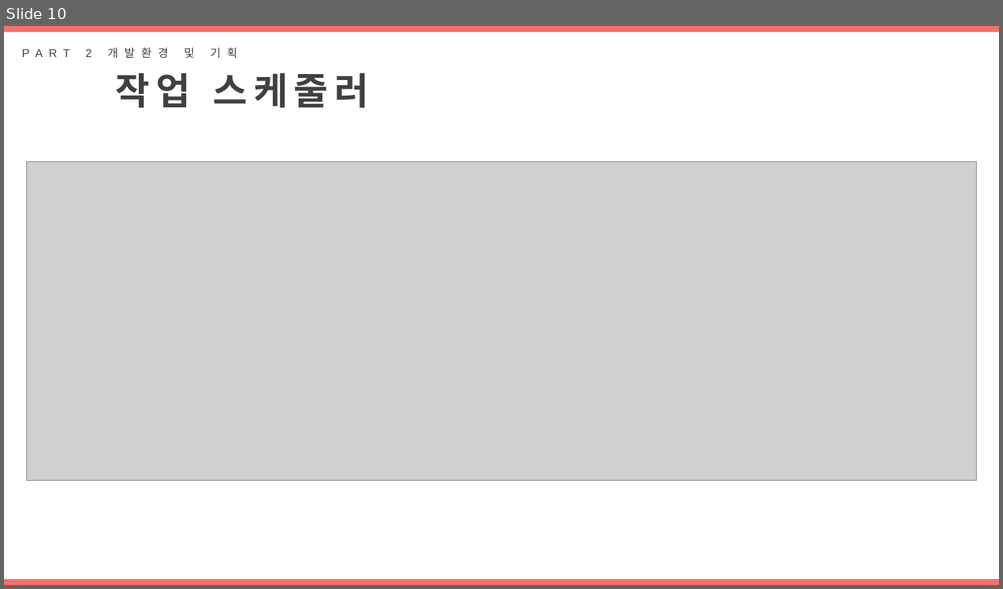
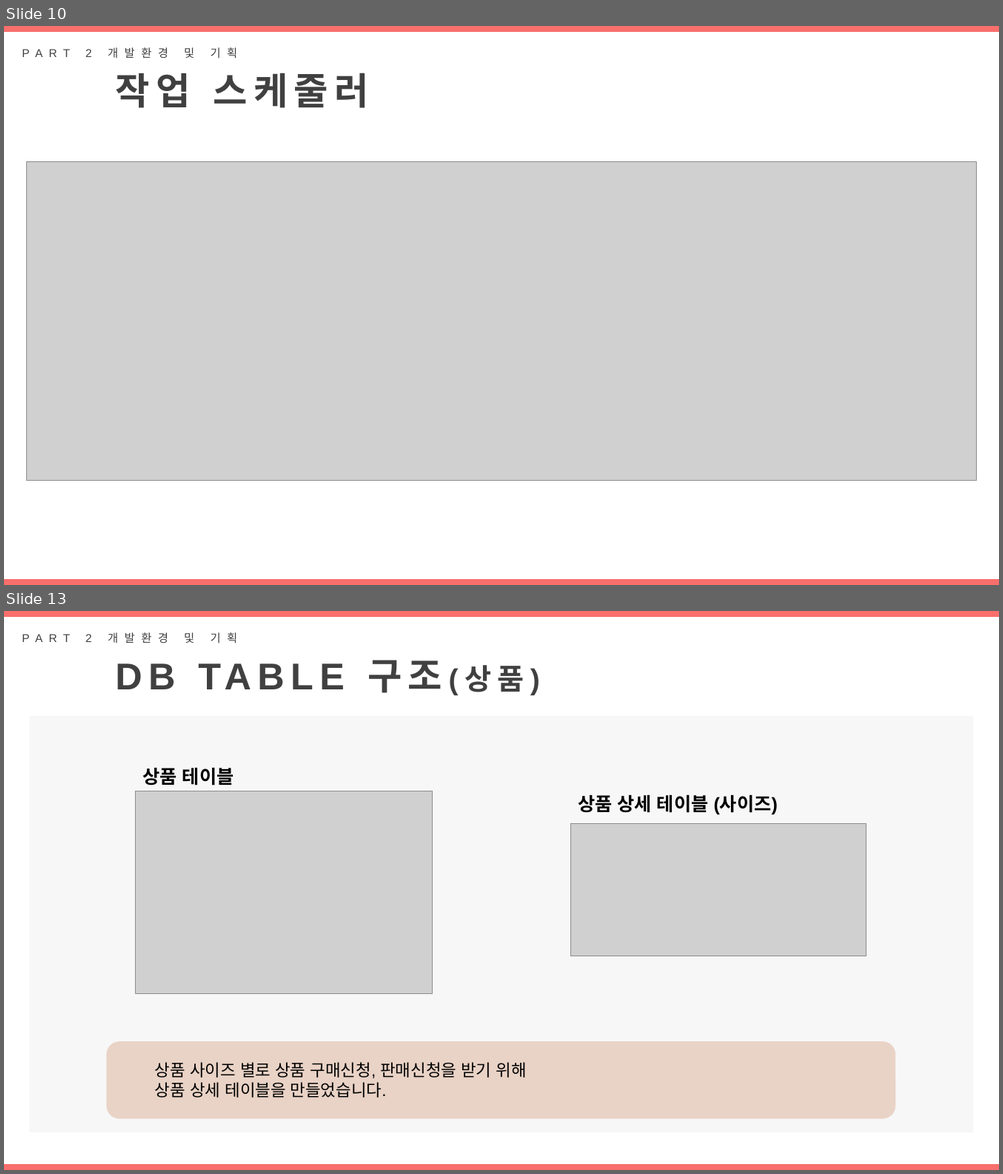
Before and after one commit to DAnomaly/SHOESFLY, a slide deck: project/B조_프로젝트_SHOEFLY.pptx. Shown one above the other, each under a label of ours: slide 10 before the commit, slides 10 and 13 after it; the slides between them are not shown. The pictures are 1003x589 and 1003x1174 pixels, drawn with LibreOffice and Linux fonts; fonts in the diff are those of the drawing; grey boxes stand for pictures. Boxes give left, top, right and bottom in pixels: in the first picture for what was removed or moved away, otherwise in the second. Text is boxed around its words. In the diff, an @@ line names an element or a change of style, - is before the commit and + after.

```diff
--- a/project/B조_프로젝트_SHOEFLY.pptx
+++ b/project/B조_프로젝트_SHOEFLY.pptx
@@ slide 13 added at (x1=4, y1=611, x2=999, y2=1170), background #FFFFFF @@
@@ rectangle added at (x1=4, y1=611, x2=999, y2=617), fill #F86F6C @@
@@ text added at (x1=85, y1=632, x2=237, y2=643), 11 pt, text #404040 @@
+PART 2 개발환경 및 기획
@@ text added at (x1=367, y1=660, x2=524, y2=693), 36 pt, text #404040, bold @@
+DB TABLE 구조(상품)
@@ rectangle added at (x1=29, y1=716, x2=973, y2=1133), fill #F7F7F7 @@
@@ text added at (x1=143, y1=768, x2=234, y2=786), 18 pt, text #000000, bold @@
+상품 테이블
@@ picture added at (x1=135, y1=792, x2=432, y2=994) @@
@@ text added at (x1=578, y1=795, x2=777, y2=815), 18 pt, text #000000, bold @@
+상품 상세 테이블 (사이즈)
@@ picture added at (x1=570, y1=823, x2=866, y2=957) @@
@@ rounded rectangle added at (x1=106, y1=1042, x2=895, y2=1120), fill #E9D3C6, 16 pt, text #000000 @@
+  상품 사이즈 별로 상품 구매신청, 판매신청을 받기 위해
+  상품 상세 테이블을 만들었습니다.
@@ rectangle added at (x1=4, y1=1165, x2=999, y2=1170), fill #F86F6C @@
```
Also in this commit, not shown: 2 slides changed, 4 other slides added.
